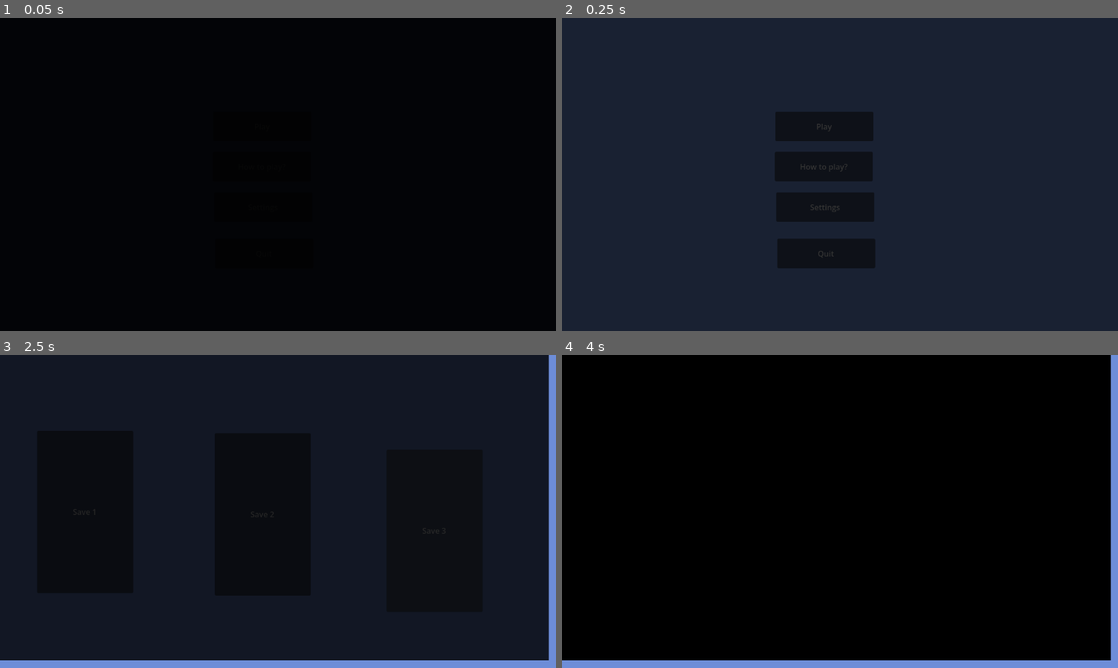
Above: before the commit, frames 1-4 (two rows, left to right).
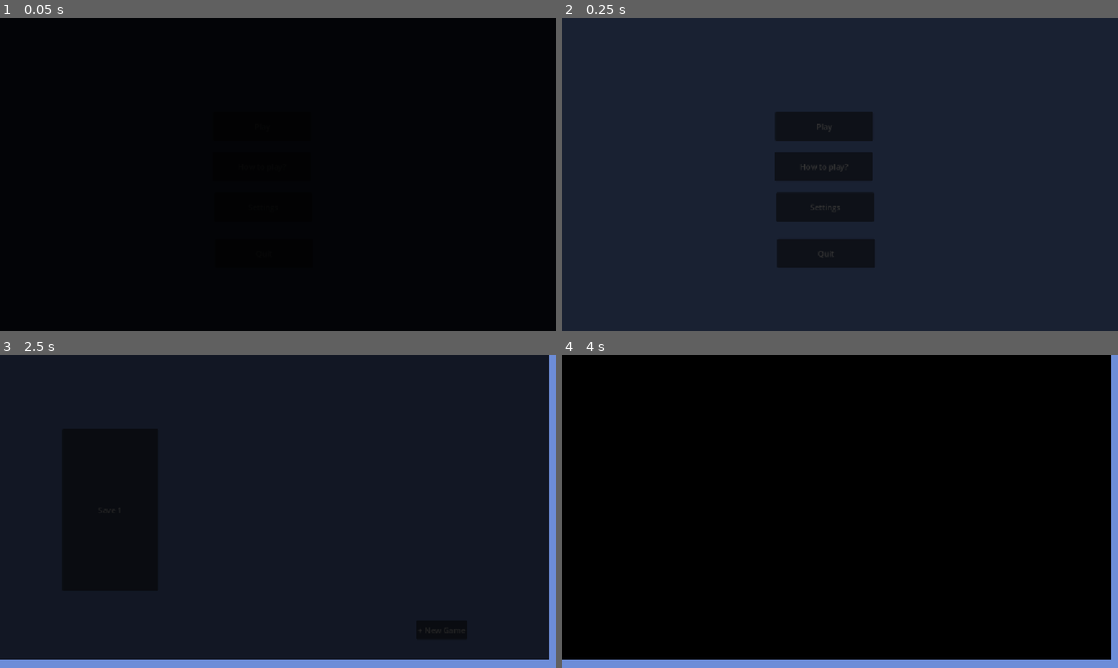
Above: after the commit, the same moments.

Repository: Nils1024/restock
Game: Godot game, scene res://assets/scenes/menus/main_menu.tscn
The game is run twice, just before and just after one commit, with the same random seed, the same clock (stepped at 60 frames per second) and the same inputs.
Inputs (mouse positions are in pixels of both pictures, inside the frame that each line leads up to):
- Up to frame 1 (0.05 s): no input
- Up to frame 2 (0.25 s): no input
- Up to frame 3 (2.5 s): click "Play" at 0.5 s; click "Play" at 1.25 s; tap Enter (ui_accept) at 2, 2.27 s; move the mouse to (400, 495) at 2.02 s; hold Right from 2.03 s (still down); hold Mouse wheel down (zoom_in) from 2.03 s (still down); click (400, 495) at 2.17 s
- Up to frame 4 (4 s): release Right at 2.75 s; release Mouse wheel down (zoom_in) at 2.75 s; click "Save 2" (after the commit: "Save 1") at 2.75 s; click "Save 3" (after the commit: "Save 1") at 3.5 s

The runs differ from the first frame. In frame 2, less than 0.1% of the frame differs, in the area x 43-56%, y 30-77%; in frame 3, 0.3%, in the area x 0-99%, y 0-98%; in frame 4, 0.3%.

Commit message:
Added new game creation UI and continued working on the shop seperating the shop items

Diff:
--- a/assets/scenes/game.tscn
+++ b/assets/scenes/game.tscn
@@ -48,7 +48,13 @@
 
 [node name="UI" type="Control" parent="." unique_id=1154497513]
 layout_mode = 3
-anchors_preset = 0
+anchors_preset = 8
+anchor_left = 0.5
+anchor_top = 0.5
+anchor_right = 0.5
+anchor_bottom = 0.5
+grow_horizontal = 2
+grow_vertical = 2
 
 [node name="Shop" parent="UI" unique_id=628358160 instance=ExtResource("3_5gf0t")]
 
--- a/assets/scenes/menus/save_selection_Menu.tscn
+++ b/assets/scenes/menus/save_selection_Menu.tscn
@@ -3,6 +3,9 @@
 [ext_resource type="PackedScene" uid="uid://bp5xe7rsa044r" path="res://assets/scenes/util/fade_transition.tscn" id="1_qjqap"]
 [ext_resource type="Script" uid="uid://2vojsmoug1u1" path="res://assets/scripts/ui/save_selection_menu.gd" id="1_wc18j"]
 [ext_resource type="PackedScene" uid="uid://c51keuke5k5xc" path="res://assets/scenes/util/ui/save_card.tscn" id="2_mjmsl"]
+
+[sub_resource type="StyleBoxFlat" id="StyleBoxFlat_mjmsl"]
+bg_color = Color(0.33034465, 0.33588725, 0.3182867, 1)
 
 [node name="SaveSelectionMenu" type="Node2D" unique_id=260701952]
 script = ExtResource("1_wc18j")
@@ -14,50 +17,98 @@
 offset_bottom = 672.0
 color = Color(0.42745098, 0.5529412, 0.84705883, 1)
 
-[node name="Control" type="Control" parent="." unique_id=779337484]
+[node name="SaveCards" type="Control" parent="." unique_id=779337484]
 layout_mode = 3
 anchors_preset = 0
 offset_right = 40.0
 offset_bottom = 40.0
 
-[node name="SaveCard" parent="Control" unique_id=798609909 instance=ExtResource("2_mjmsl")]
+[node name="ScrollContainer" type="ScrollContainer" parent="SaveCards" unique_id=272979126]
 layout_mode = 0
-anchors_preset = 0
-anchor_right = 0.0
-anchor_bottom = 0.0
-offset_left = 77.0
-offset_top = 157.0
-offset_right = 77.0
-offset_bottom = 157.0
-grow_horizontal = 1
-grow_vertical = 1
+offset_left = 129.0
+offset_top = 153.0
+offset_right = 777.0
+offset_bottom = 504.0
+
+[node name="HBoxContainer" type="HBoxContainer" parent="SaveCards/ScrollContainer" unique_id=590214802]
+layout_mode = 2
+size_flags_horizontal = 3
+size_flags_vertical = 3
+theme_override_constants/separation = 216
+
+[node name="SaveCard" parent="SaveCards/ScrollContainer/HBoxContainer" unique_id=798609909 instance=ExtResource("2_mjmsl")]
+layout_mode = 2
 metadata/Text = "Save 1"
 
-[node name="SaveCard2" parent="Control" unique_id=1297635563 instance=ExtResource("2_mjmsl")]
-layout_mode = 0
-anchors_preset = 0
-anchor_right = 0.0
-anchor_bottom = 0.0
-offset_left = 445.0
-offset_top = 162.0
-offset_right = 445.0
-offset_bottom = 162.0
-grow_horizontal = 1
-grow_vertical = 1
-metadata/Text = "Save 2"
+[node name="NewGame" type="Button" parent="." unique_id=1627351557]
+offset_left = 862.0
+offset_top = 550.0
+offset_right = 968.0
+offset_bottom = 589.0
+text = "+ New Game"
 
-[node name="SaveCard3" parent="Control" unique_id=876640434 instance=ExtResource("2_mjmsl")]
-layout_mode = 0
-anchors_preset = 0
-anchor_right = 0.0
-anchor_bottom = 0.0
-offset_left = 801.0
-offset_top = 196.0
-offset_right = 801.0
-offset_bottom = 196.0
-grow_horizontal = 1
-grow_vertical = 1
-metadata/Text = "Save 3"
+[node name="MarginContainer" type="MarginContainer" parent="." unique_id=392042630]
+visible = false
+offset_left = 277.0
+offset_top = 106.0
+offset_right = 845.0
+offset_bottom = 514.0
+
+[node name="Panel" type="Panel" parent="MarginContainer" unique_id=1811798304]
+layout_mode = 2
+theme_override_styles/panel = SubResource("StyleBoxFlat_mjmsl")
+
+[node name="MarginContainer" type="MarginContainer" parent="MarginContainer" unique_id=1459374550]
+layout_mode = 2
+theme_override_constants/margin_left = 10
+theme_override_constants/margin_top = 10
+theme_override_constants/margin_right = 10
+theme_override_constants/margin_bottom = 10
+
+[node name="VBoxContainer2" type="VBoxContainer" parent="MarginContainer/MarginContainer" unique_id=112178961]
+layout_mode = 2
+
+[node name="VBoxContainer" type="VBoxContainer" parent="MarginContainer/MarginContainer/VBoxContainer2" unique_id=1540889001]
+layout_mode = 2
+
+[node name="HBoxContainer" type="HBoxContainer" parent="MarginContainer/MarginContainer/VBoxContainer2/VBoxContainer" unique_id=594659035]
+layout_mode = 2
+
+[node name="Label" type="Label" parent="MarginContainer/MarginContainer/VBoxContainer2/VBoxContainer/HBoxContainer" unique_id=191714734]
+layout_mode = 2
+text = "Seed:"
+
+[node name="LineEdit" type="LineEdit" parent="MarginContainer/MarginContainer/VBoxContainer2/VBoxContainer/HBoxContainer" unique_id=1448674343]
+layout_mode = 2
+size_flags_horizontal = 3
+
+[node name="HBoxContainer2" type="HBoxContainer" parent="MarginContainer/MarginContainer/VBoxContainer2/VBoxContainer" unique_id=159256552]
+layout_mode = 2
+
+[node name="Label" type="Label" parent="MarginContainer/MarginContainer/VBoxContainer2/VBoxContainer/HBoxContainer2" unique_id=167778720]
+layout_mode = 2
+text = "Name:"
+
+[node name="LineEdit" type="LineEdit" parent="MarginContainer/MarginContainer/VBoxContainer2/VBoxContainer/HBoxContainer2" unique_id=804677684]
+layout_mode = 2
+size_flags_horizontal = 3
+
+[node name="HBoxContainer" type="HBoxContainer" parent="MarginContainer/MarginContainer/VBoxContainer2" unique_id=1364128682]
+layout_mode = 2
+alignment = 1
+
+[node name="CancelNewGame" type="Button" parent="MarginContainer/MarginContainer/VBoxContainer2/HBoxContainer" unique_id=821379054]
+layout_mode = 2
+text = "Cancel"
+
+[node name="Spacer" type="AspectRatioContainer" parent="MarginContainer/MarginContainer/VBoxContainer2/HBoxContainer" unique_id=31897143]
+layout_mode = 2
+size_flags_horizontal = 3
+stretch_mode = 1
+
+[node name="CreateNewGame" type="Button" parent="MarginContainer/MarginContainer/VBoxContainer2/HBoxContainer" unique_id=620244875]
+layout_mode = 2
+text = "Create"
 
 [node name="FadeTransition" parent="." unique_id=1419722656 instance=ExtResource("1_qjqap")]
 visible = false
@@ -68,7 +119,7 @@
 
 [node name="Timer" type="Timer" parent="FadeTransition" unique_id=216372829]
 
-[connection signal="card_pressed" from="Control/SaveCard" to="." method="_on_save_card_card_pressed"]
-[connection signal="card_pressed" from="Control/SaveCard2" to="." method="_on_save_card_2_card_pressed"]
-[connection signal="card_pressed" from="Control/SaveCard3" to="." method="_on_save_card_3_card_pressed"]
+[connection signal="card_pressed" from="SaveCards/ScrollContainer/HBoxContainer/SaveCard" to="." method="_on_save_card_card_pressed"]
+[connection signal="pressed" from="NewGame" to="." method="_on_new_game_pressed"]
+[connection signal="pressed" from="MarginContainer/MarginContainer/VBoxContainer2/HBoxContainer/CancelNewGame" to="." method="_on_cancel_new_game_pressed"]
 [connection signal="timeout" from="FadeTransition/Timer" to="." method="_on_timer_timeout"]
--- a/assets/scenes/util/AudioService.tscn
+++ b/assets/scenes/util/AudioService.tscn
@@ -1,6 +1,6 @@
 [gd_scene format=3 uid="uid://n8sitqy0733p"]
 
-[ext_resource type="Script" uid="uid://bko61wpu3nd41" path="res://assets/scripts/services/AudioService.gd" id="1_33ab7"]
+[ext_resource type="Script" uid="uid://bko61wpu3nd41" path="res://assets/scripts/services/AudioService/AudioService.gd" id="1_33ab7"]
 
 [node name="AudioService" type="Node2D" unique_id=1343796163]
 script = ExtResource("1_33ab7")
--- /dev/null
+++ b/assets/scenes/util/ui/ShopItemCard.tscn
@@ -0,0 +1,6 @@
+[gd_scene format=3 uid="uid://c5cwx2s4t6kut"]
+
+[ext_resource type="Script" uid="uid://d0372e3j1fl6b" path="res://assets/scripts/game/shop/ShopItemCard.gd" id="1_wqduy"]
+
+[node name="ShopItemCard" type="PanelContainer" unique_id=527752103]
+script = ExtResource("1_wqduy")
--- a/assets/scenes/util/ui/save_card.tscn
+++ b/assets/scenes/util/ui/save_card.tscn
@@ -7,6 +7,8 @@
 anchors_preset = 15
 anchor_right = 1.0
 anchor_bottom = 1.0
+offset_right = -955.0
+offset_bottom = -311.0
 grow_horizontal = 2
 grow_vertical = 2
 script = ExtResource("1_k0u2x")
--- a/assets/scenes/util/ui/shop.tscn
+++ b/assets/scenes/util/ui/shop.tscn
@@ -1,6 +1,7 @@
 [gd_scene format=3 uid="uid://bcj7gu0f5ydo3"]
 
 [ext_resource type="Texture2D" uid="uid://k2nx65op0uwm" path="res://assets/images/placeholder.jpg" id="1_2nivp"]
+[ext_resource type="Script" uid="uid://dobs4djjyb7us" path="res://assets/scripts/game/shop/Shop.gd" id="1_bhf7g"]
 
 [sub_resource type="StyleBoxFlat" id="StyleBoxFlat_yhb2s"]
 bg_color = Color(1, 1, 1, 1)
@@ -8,6 +9,7 @@
 corner_radius_top_right = 30
 
 [node name="Shop" type="CanvasLayer" unique_id=1641117209]
+script = ExtResource("1_bhf7g")
 
 [node name="MarginContainer" type="MarginContainer" parent="." unique_id=1117592552]
 offset_left = 278.0
@@ -35,19 +37,13 @@
 size_flags_vertical = 3
 theme_override_constants/separation = 10
 
-[node name="TextureRect3" type="TextureRect" parent="MarginContainer/MarginContainer/ScrollContainer/HBoxContainer" unique_id=43182056]
+[node name="TextureRect" type="TextureRect" parent="MarginContainer/MarginContainer/ScrollContainer/HBoxContainer" unique_id=1870139512]
 layout_mode = 2
 texture = ExtResource("1_2nivp")
 expand_mode = 3
 stretch_mode = 4
 
 [node name="TextureRect2" type="TextureRect" parent="MarginContainer/MarginContainer/ScrollContainer/HBoxContainer" unique_id=618797487]
-layout_mode = 2
-texture = ExtResource("1_2nivp")
-expand_mode = 3
-stretch_mode = 4
-
-[node name="TextureRect" type="TextureRect" parent="MarginContainer/MarginContainer/ScrollContainer/HBoxContainer" unique_id=1870139512]
 layout_mode = 2
 texture = ExtResource("1_2nivp")
 expand_mode = 3
--- /dev/null
+++ b/assets/scripts/game/shop/Shop.gd
@@ -0,0 +1,11 @@
+extends CanvasLayer
+
+
+# Called when the node enters the scene tree for the first time.
+func _ready() -> void:
+	pass # Replace with function body.
+
+
+# Called every frame. 'delta' is the elapsed time since the previous frame.
+func _process(delta: float) -> void:
+	pass
--- /dev/null
+++ b/assets/scripts/game/shop/ShopItem.gd
@@ -0,0 +1,8 @@
+extends Resource
+
+class_name ShopItem
+
+@export var id: String = ""
+@export var label: String = ""
+@export var description: String = ""
+@export var price: int = 0
--- /dev/null
+++ b/assets/scripts/game/shop/ShopItemCard.gd
@@ -0,0 +1,14 @@
+extends PanelContainer
+
+class_name ShopItemCard
+
+signal item_purchased(item: ShopItem)
+
+# Called when the node enters the scene tree for the first time.
+func _ready() -> void:
+	pass # Replace with function body.
+
+
+# Called every frame. 'delta' is the elapsed time since the previous frame.
+func _process(delta: float) -> void:
+	pass
--- /dev/null
+++ b/assets/scripts/services/AudioService/AudioResource.gd
@@ -0,0 +1,11 @@
+extends Node
+
+
+# Called when the node enters the scene tree for the first time.
+func _ready() -> void:
+	pass # Replace with function body.
+
+
+# Called every frame. 'delta' is the elapsed time since the previous frame.
+func _process(delta: float) -> void:
+	pass
--- a/assets/scripts/ui/save_selection_menu.gd
+++ b/assets/scripts/ui/save_selection_menu.gd
@@ -12,6 +12,8 @@
 func _ready() -> void:
 	$FadeTransition.show()
 	$FadeTransition/AnimationPlayer.play("Fade_out")
+
+	# TODO: Fetch save data and generate save cards
 
 
 func _on_timer_timeout() -> void:
@@ -38,3 +40,10 @@
 	$FadeTransition.show()
 	$FadeTransition/Timer.start()
 	$FadeTransition/AnimationPlayer.play("Fade_in")
+
+func _on_new_game_pressed() -> void:
+	$MarginContainer.visible = true
+
+
+func _on_cancel_new_game_pressed() -> void:
+	$MarginContainer.visible = false
--- a/project.godot
+++ b/project.godot
@@ -26,7 +26,8 @@
 
 [display]
 
-window/stretch/mode="viewport"
+window/stretch/mode="canvas_items"
+window/stretch/aspect="expand"
 
 [editor_plugins]
 
Not shown, added: assets/scripts/game/shop/Shop.gd.uid
Not shown, added: assets/scripts/game/shop/ShopItem.gd.uid
Not shown, added: assets/scripts/game/shop/ShopItemCard.gd.uid
Not shown, added: assets/scripts/services/AudioService/AudioResource.gd.uid
Renamed: assets/scripts/services/AudioService.gd -> assets/scripts/services/AudioService/AudioService.gd
Renamed: assets/scripts/services/AudioService.gd.uid -> assets/scripts/services/AudioService/AudioService.gd.uid
Renamed: assets/scripts/services/DataService.gd -> assets/scripts/services/DataService/DataService.gd
Renamed: assets/scripts/services/DataService.gd.uid -> assets/scripts/services/DataService/DataService.gd.uid
Renamed: assets/scripts/daos/GameSaveData.gd -> assets/scripts/services/DataService/GameSaveData.gd
Renamed: assets/scripts/daos/GameSaveData.gd.uid -> assets/scripts/services/DataService/GameSaveData.gd.uid
